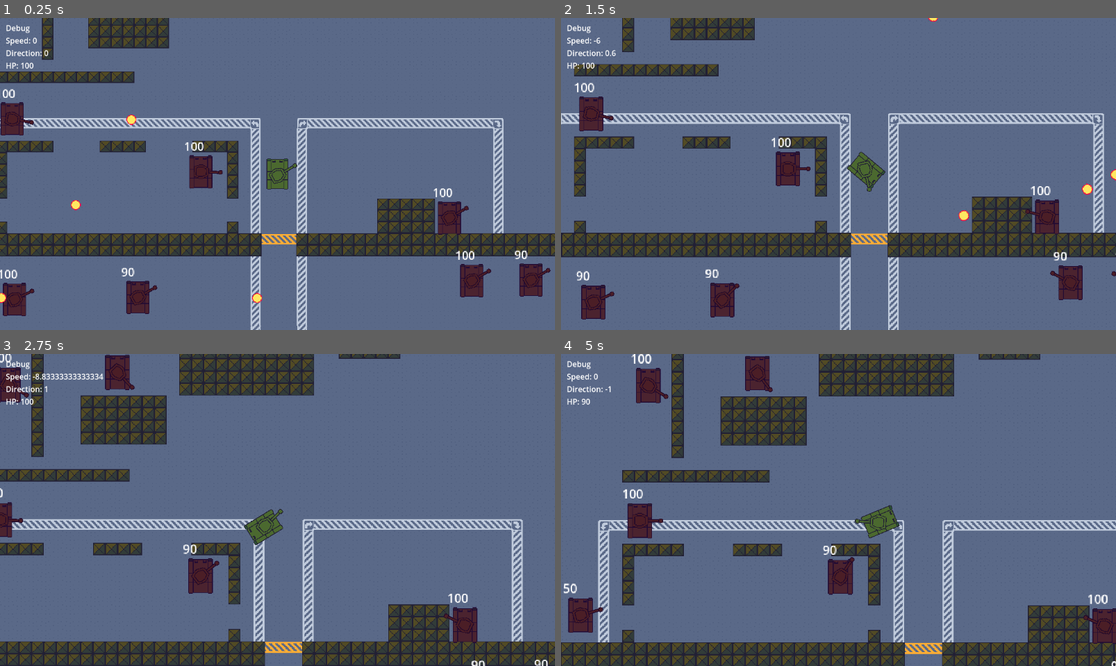
Above: before the commit, frames 1-4 (two rows, left to right).
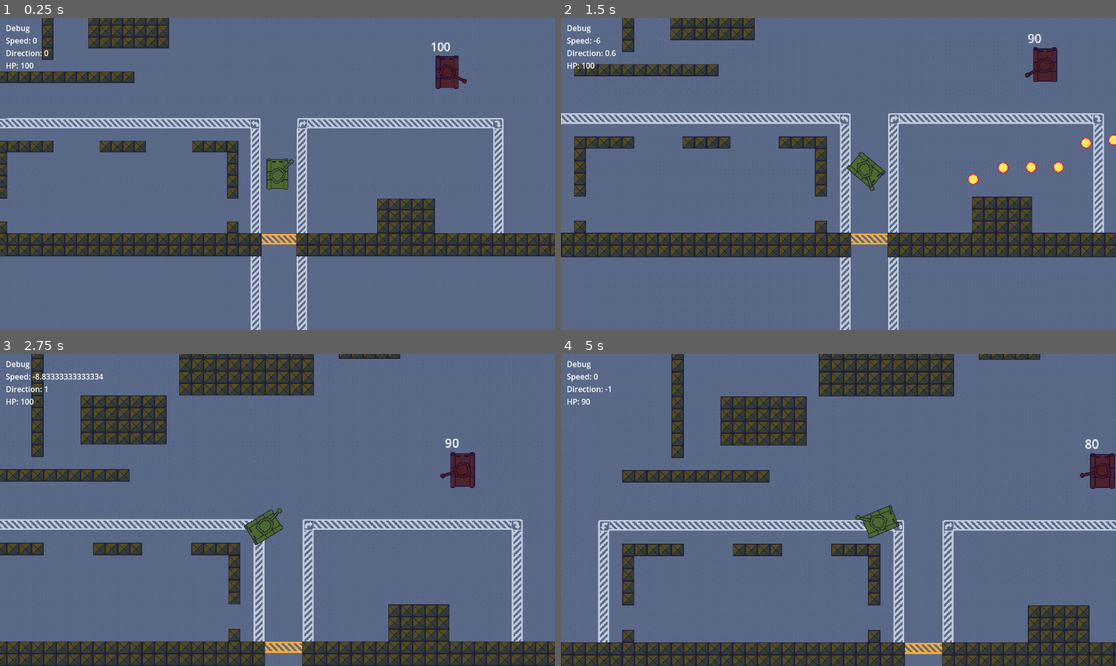
Above: after the commit, the same moments.

Repository: jamesfoxbr/Tanks
Game: Godot game, scene res://Scenes/main.tscn
Same seed, same stepped clock (60 frames per second), same inputs: the game is played once before the commit and once after it.
Inputs (mouse positions are in pixels of both pictures, inside the frame that each line leads up to):
- Up to frame 1 (0.25 s): no input
- Up to frame 2 (1.5 s): move the mouse to (960, 158) at 0.52 s; press the mouse at (960, 158) at 0.53 s; hold Right (ui_right) 0.53-1.28 s; move the mouse to (727, 189) at 1.27 s; release the mouse at (727, 189) at 1.28 s; hold Down (ui_down) from 1.28 s (still down); tap Mouse wheel down (zoom_in) at 1.35 s
- Up to frame 3 (2.75 s): move the mouse to (333, 441) at 2.02 s; release Down (ui_down) at 2.03 s; hold Right (ui_right) from 2.03 s (still down); tap Mouse wheel up (zoom_out) at 2.1 s
- Up to frame 4 (5 s): move the mouse to (810, 572) at 2.77 s; release Right (ui_right) at 2.78 s; hold Up (ui_up) 2.78-3.53 s; click (810, 572) at 2.85 s; move the mouse to (1005, 556) at 3.52 s; hold Left (ui_left) from 3.53 s (still down); tap Mouse wheel down (zoom_in) at 3.6 s; move the mouse to (672, 463) at 4.27 s; tap Mouse wheel up (zoom_out) at 4.35 s

The runs differ from the first frame. In frame 1, 4.3% of the frame differs, in the area x 0-100%, y 7-96%; in frame 2, 4.4%, in the area x 2-100%, y 0-97%; in frame 3, 3.0%; in frame 4, 4.0%.

Commit message:
Minor update
Some adjusts and fixes

Diff:
--- a/Scenes/enemy_tank.tscn
+++ b/Scenes/enemy_tank.tscn
@@ -1,8 +1,7 @@
-[gd_scene load_steps=7 format=3 uid="uid://c8q3jcvspv67a"]
+[gd_scene load_steps=6 format=3 uid="uid://c8q3jcvspv67a"]
 
 [ext_resource type="Script" path="res://Scripts/enemy_tank.gd" id="1_u6snj"]
 [ext_resource type="Texture2D" uid="uid://ch3mnrpcui6t5" path="res://Sprites/tank.png" id="1_wm33w"]
-[ext_resource type="Script" path="res://Scripts/HPText.gd" id="3_375jr"]
 [ext_resource type="Texture2D" uid="uid://bwj0c7ukey10x" path="res://Sprites/Turret.png" id="4_7mweb"]
 [ext_resource type="Script" path="res://Scripts/EnemyTurret.gd" id="5_kuu6a"]
 
@@ -28,7 +27,6 @@
 offset_bottom = -21.0
 pivot_offset = Vector2(23, 47)
 text = "HP"
-script = ExtResource("3_375jr")
 
 [node name="TurretSprite" type="Sprite2D" parent="."]
 modulate = Color(1, 0.290196, 0.811765, 1)
@@ -38,3 +36,5 @@
 
 [node name="Muzzle" type="Marker2D" parent="TurretSprite"]
 position = Vector2(36.608, 0)
+
+[node name="VisibleOnScreenEnabler2D" type="VisibleOnScreenEnabler2D" parent="."]
--- a/Scenes/main.tscn
+++ b/Scenes/main.tscn
@@ -82,67 +82,4 @@
 position = Vector2(630, 558)
 
 [node name="EnemyTank" parent="." instance=ExtResource("4_206f8")]
-position = Vector2(868, 619)
-
-[node name="EnemyTank19" parent="." instance=ExtResource("4_206f8")]
-position = Vector2(524, 555)
-
-[node name="EnemyTank20" parent="." instance=ExtResource("4_206f8")]
-position = Vector2(49, 609)
-
-[node name="EnemyTank2" parent="." instance=ExtResource("4_206f8")]
-position = Vector2(263, 482)
-
-[node name="EnemyTank3" parent="." instance=ExtResource("4_206f8")]
-position = Vector2(416, 290)
-
-[node name="EnemyTank4" parent="." instance=ExtResource("4_206f8")]
-position = Vector2(274, 306)
-
-[node name="EnemyTank5" parent="." instance=ExtResource("4_206f8")]
-position = Vector2(186, 605)
-
-[node name="EnemyTank6" parent="." instance=ExtResource("4_206f8")]
-position = Vector2(-50, 605)
-
-[node name="EnemyTank7" parent="." instance=ExtResource("4_206f8")]
-position = Vector2(-40, 379)
-
-[node name="EnemyTank21" parent="." instance=ExtResource("4_206f8")]
-position = Vector2(372, -42)
-
-[node name="EnemyTank22" parent="." instance=ExtResource("4_206f8")]
-position = Vector2(1360, 709)
-
-[node name="EnemyTank8" parent="." instance=ExtResource("4_206f8")]
-position = Vector2(1210, 601)
-
-[node name="EnemyTank9" parent="." instance=ExtResource("4_206f8")]
-position = Vector2(1206, 437)
-
-[node name="EnemyTank10" parent="." instance=ExtResource("4_206f8")]
-position = Vector2(1351, 437)
-
-[node name="EnemyTank11" parent="." instance=ExtResource("4_206f8")]
-position = Vector2(1432, 610)
-
-[node name="EnemyTank12" parent="." instance=ExtResource("4_206f8")]
-position = Vector2(1220, 216)
-
-[node name="EnemyTank13" parent="." instance=ExtResource("4_206f8")]
-position = Vector2(1207, 124)
-
-[node name="EnemyTank14" parent="." instance=ExtResource("4_206f8")]
-position = Vector2(981, 705)
-
-[node name="EnemyTank15" parent="." instance=ExtResource("4_206f8")]
-position = Vector2(899, 706)
-
-[node name="EnemyTank16" parent="." instance=ExtResource("4_206f8")]
-position = Vector2(437, 729)
-
-[node name="EnemyTank17" parent="." instance=ExtResource("4_206f8")]
-position = Vector2(266, 732)
-
-[node name="EnemyTank18" parent="." instance=ExtResource("4_206f8")]
-position = Vector2(83, 728)
+position = Vector2(865, 417)
--- a/Scenes/tank.tscn
+++ b/Scenes/tank.tscn
@@ -1,10 +1,26 @@
-[gd_scene load_steps=7 format=3 uid="uid://c12kmqkvm8382"]
+[gd_scene load_steps=7 format=3 uid="uid://3r0l4lw4tkfq"]
 
 [ext_resource type="Script" path="res://Scripts/Tank.gd" id="1_bpr08"]
 [ext_resource type="Texture2D" uid="uid://ch3mnrpcui6t5" path="res://Sprites/tank.png" id="2_pshha"]
-[ext_resource type="Script" path="res://scripts/TurretSprite.gd" id="3_qdtmb"]
 [ext_resource type="Texture2D" uid="uid://bwj0c7ukey10x" path="res://Sprites/Turret.png" id="3_r5e5p"]
 [ext_resource type="Script" path="res://Scripts/TankTopCamera.gd" id="5_eu0xx"]
+
+[sub_resource type="GDScript" id="GDScript_50y6w"]
+script/source = "extends Sprite2D
+@export var turret_speed = 3
+
+func _ready():
+	pass
+
+func _physics_process(delta):
+	var m = get_global_mouse_position()
+	var aim_speed = deg_to_rad(turret_speed)			# controls the turret rotation/aim speed
+	if get_angle_to(m) > 0:
+		rotation += aim_speed
+	else:
+		rotation -= aim_speed
+
+"
 
 [sub_resource type="RectangleShape2D" id="RectangleShape2D_ify45"]
 size = Vector2(112, 160)
@@ -23,7 +39,7 @@
 scale = Vector2(4.08594, 4.08594)
 texture = ExtResource("3_r5e5p")
 offset = Vector2(10.026, -0.108978)
-script = ExtResource("3_qdtmb")
+script = SubResource("GDScript_50y6w")
 
 [node name="Muzzle" type="Marker2D" parent="TurretSprite"]
 position = Vector2(30.239, 0)
--- a/Scripts/EnemyTurret.gd
+++ b/Scripts/EnemyTurret.gd
@@ -1,12 +1,13 @@
 extends Sprite2D
-#@export var player_tank: Node2D
+
+
 @onready var player_tank: Node2D = $".."
 
 func _ready():
 	pass
 
 func _physics_process(delta):
-#	print(player_tank.player_tank.position)
+
 	var m = player_tank.player_tank.position
 	var aim_speed = deg_to_rad(2)			# controls the turret rotation/aim speed
 	if get_angle_to(m) > 0:
--- a/Scripts/Tank.gd
+++ b/Scripts/Tank.gd
@@ -1,5 +1,4 @@
 extends CharacterBody2D
-
 
 var HP = 100
 
@@ -27,8 +26,6 @@
 	speed_limits()
 	move_and_slide()
 
-#	slower_colliding()
-#	tank_damage(delta)
 	tank_die()
 	shooting(delta)
 
--- a/Scripts/TurretSprite.gd
+++ b/Scripts/TurretSprite.gd
@@ -1,12 +1,13 @@
+@tool
 extends Sprite2D
-
+@export var turret_speed: int = 10
 
 func _ready():
 	pass
 
 func _physics_process(delta):
 	var m = get_global_mouse_position()
-	var aim_speed = deg_to_rad(2)			# controls the turret rotation/aim speed
+	var aim_speed = deg_to_rad(turret_speed)			# controls the turret rotation/aim speed
 	if get_angle_to(m) > 0:
 		rotation += aim_speed
 	else:
--- a/Scripts/enemy_tank.gd
+++ b/Scripts/enemy_tank.gd
@@ -1,8 +1,6 @@
 extends CharacterBody2D
 
-#@export var player_tank: Node2D
 @onready var player_tank: Node2D = $"../Tank"
-
 
 var HP = 100
 
@@ -25,24 +23,20 @@
 var rate_of_fire: float = 1
 
 
-
 func _ready():
 	pass
 
 func _physics_process(delta):
-#	print(player_tank.position)
 
 #	movement(delta)
 	decelerate(delta)
 	collision()
 	speed_limits()
-#	move_and_slide()
+	move_and_slide()
 
 	# Displays HP above the tank
 	HPText.text = str(HP)
 	HPText.rotation = -rotation
-
-
 
 	# tank shoting on player
 	if shot_time >= 1:
--- a/Scripts/main.gd
+++ b/Scripts/main.gd
@@ -3,6 +3,7 @@
 func _ready():
 	set_process(true)
 
+@warning_ignore("unused_parameter")
 func _process(delta):
 	if Input.is_action_pressed("ui_cancel"):	# Quit the game when press Esc
 		get_tree().quit()
Not shown: 1 places in Scenes/main.tscn that only renumber resources
Not shown, changed: Tanks.zip
